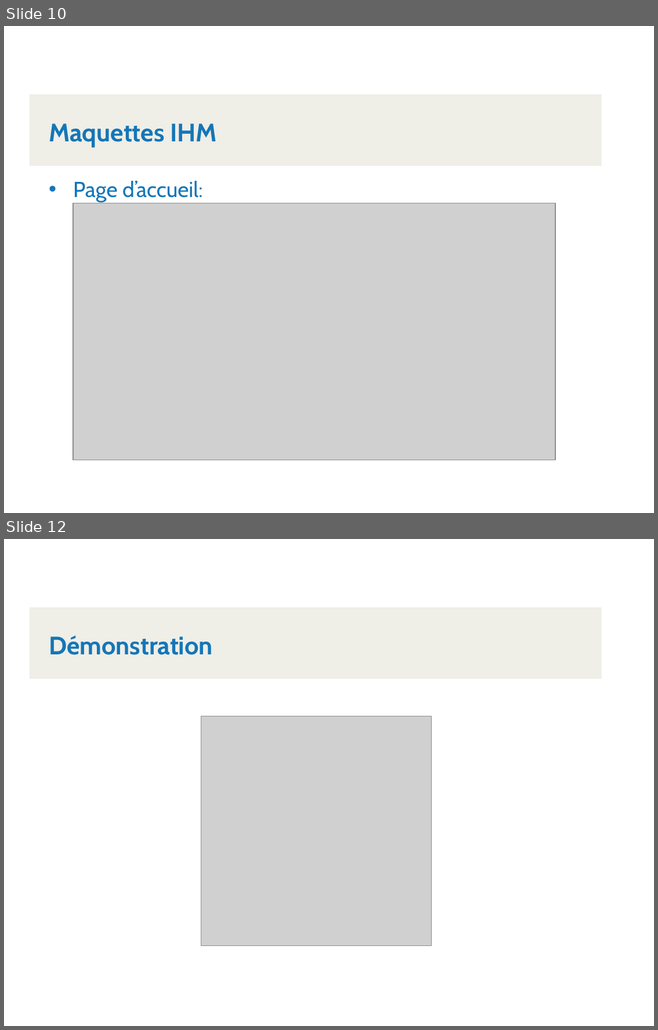
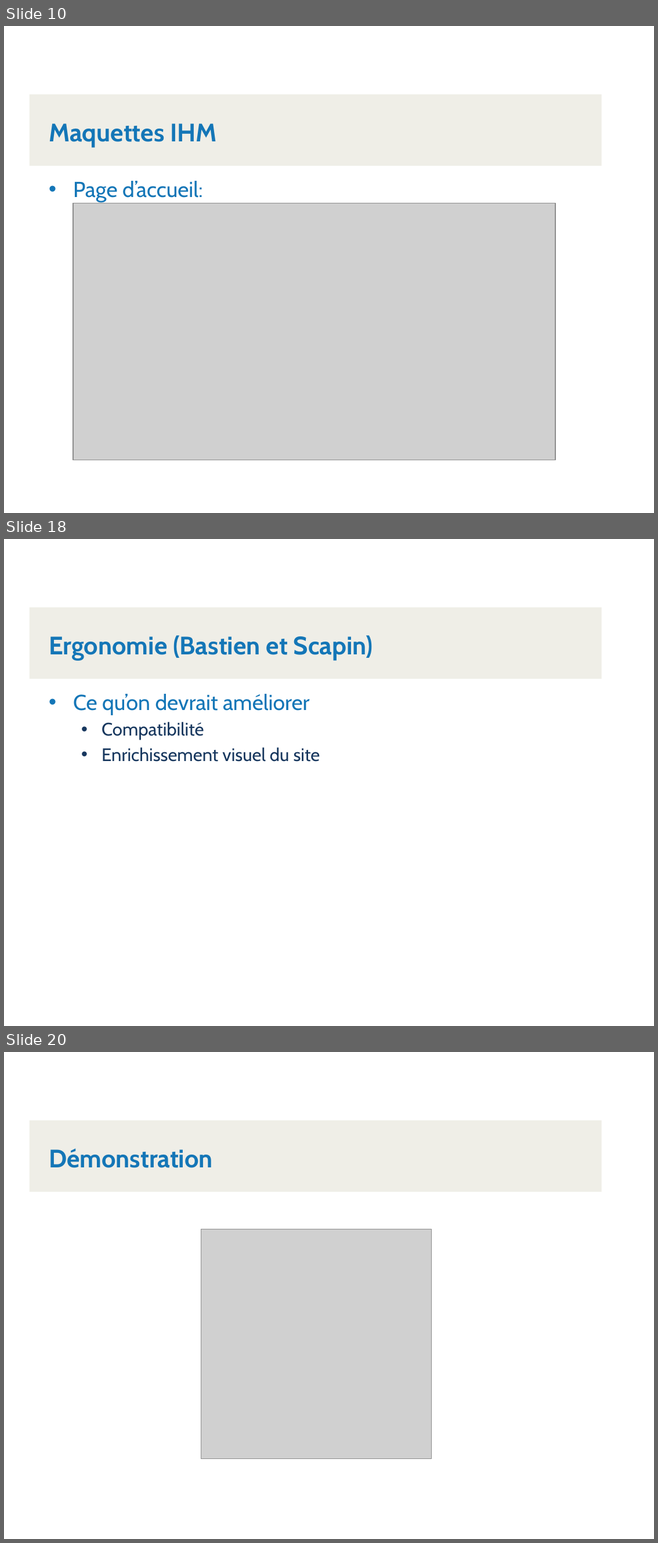
Before and after one commit to Kboris20/ProjetTechno, a slide deck: Présentation/PresentationClientsComptes-KlettGutierrezVoirolSchneider.pptx. Shown one above the other, each under a label of ours: slides 10 and 12 before the commit, slides 10, 18 and 20 after it; the slides between them are not shown. The pictures are 658x1030 and 658x1543 pixels, drawn with LibreOffice and Linux fonts; fonts in the diff are those of the drawing; grey boxes stand for pictures; background and template pictures are left out. Boxes give left, top, right and bottom in pixels: in the first picture for what was removed or moved away, otherwise in the second. Text is boxed around its words. In the diff, an @@ line names an element or a change of style, - is before the commit and + after.

Commit message:
Ergonomie powepoint

```diff
--- a/Présentation/PresentationClientsComptes-KlettGutierrezVoirolSchneider.pptx
+++ b/Présentation/PresentationClientsComptes-KlettGutierrezVoirolSchneider.pptx
@@ slide 18 added at (4, 539, 654, 1026), background picture (left out); not listed: 1 template element that a slide beside it also shows @@
@@ text added at (49, 635, 373, 660), 28 pt, text #1476B7, bold @@
+Ergonomie (Bastien et Scapin)
@@ text added at (73, 694, 320, 762), 20 pt, text #17375E @@
+• Ce qu’on devrait améliorer
+  • Compatibilité
+  • Enrichissement visuel du site
@@ what was slide 12 is now slide 20 @@
```
Also in this commit, not shown: 1 slide changed, 7 other slides added.
